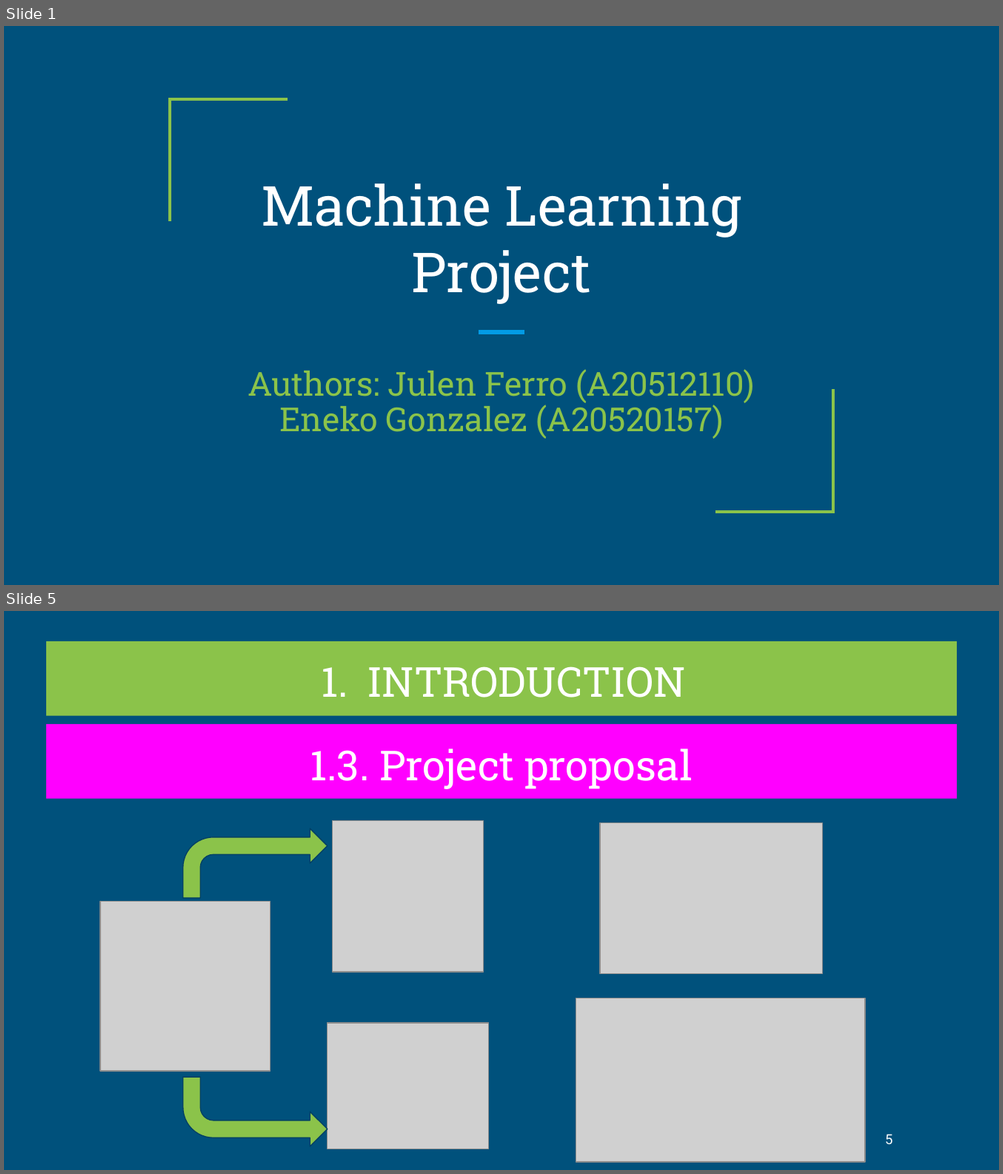
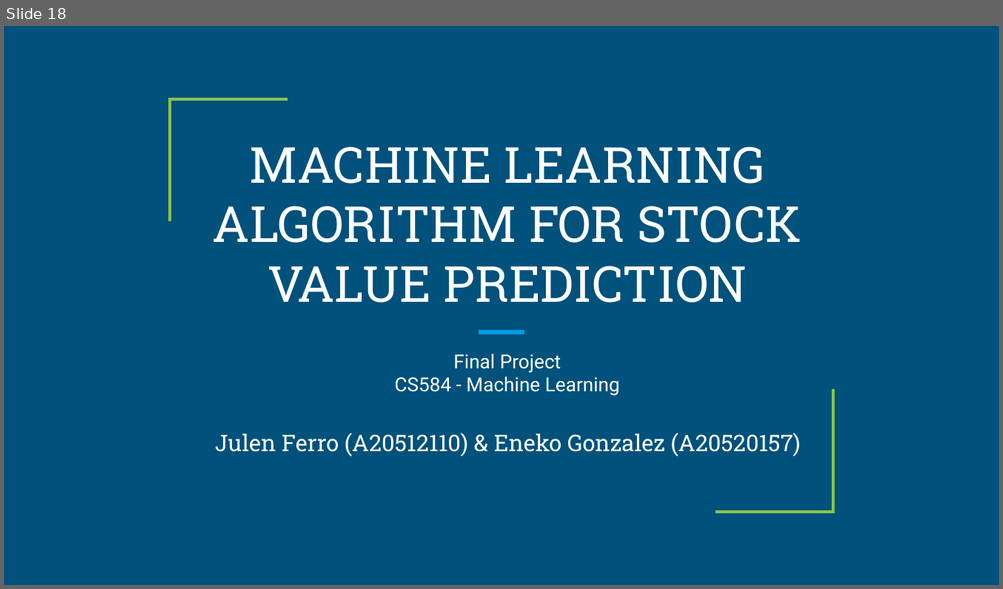
Before and after one commit to ferriitoo/CS584-Machine-Learning, a slide deck: project/CS584-ML-Project.pptx. Shown one above the other, each under a label of ours: slides 1 and 5 before the commit, slide 18 after it; the slides between them are not shown. The pictures are 1003x1174 and 1003x589 pixels, drawn with LibreOffice and Linux fonts; fonts in the diff are those of the drawing; grey boxes stand for pictures. Boxes give left, top, right and bottom in pixels: in the first picture for what was removed or moved away, otherwise in the second. Text is boxed around its words. In the diff, an @@ line names an element or a change of style, - is before the commit and + after.

```diff
--- a/project/CS584-ML-Project.pptx
+++ b/project/CS584-ML-Project.pptx
@@ slide 5 removed at [4,611,999,1170], background #00517C @@
@@ rectangle removed at [45,641,956,715] @@
-1. INTRODUCTION
@@ rectangle removed at [45,724,956,799] @@
-1.3. Project proposal
@@ bent arrow removed at [183,829,327,898] @@
@@ picture removed at [333,821,484,972] @@
@@ picture removed at [600,823,822,974] @@
@@ picture removed at [100,901,270,1071] @@
@@ picture removed at [576,999,865,1163] @@
@@ picture removed at [327,1022,489,1149] @@
@@ bent arrow removed at [183,1077,327,1147] @@
@@ page number removed at [885,1134,892,1145] @@
-5
@@ what was slide 1 is now slide 18 @@
@@ slide 18 changed as well @@
@@ title at [213,147,801,303]: text changed; size 40 to 36 pt @@
-Machine Learning Project
+MACHINE LEARNING ALGORITHM FOR STOCK VALUE PREDICTION
@@ text added at [395,354,620,396], 14 pt, text #FFFFFF @@
+Final Project
+CS584 - Machine Learning
@@ subtitle at [215,433,800,457]: text changed; size 24 to 16.6 pt; text colour #8BC34A to #FFFFFF @@
-Authors: Julen Ferro (A20512110)
-Eneko Gonzalez (A20520157)
+Julen Ferro (A20512110) & Eneko Gonzalez (A20520157)
```
Also in this commit, not shown: 9 other slides changed, 8 slides added, 5 other slides removed, 1 other file.
